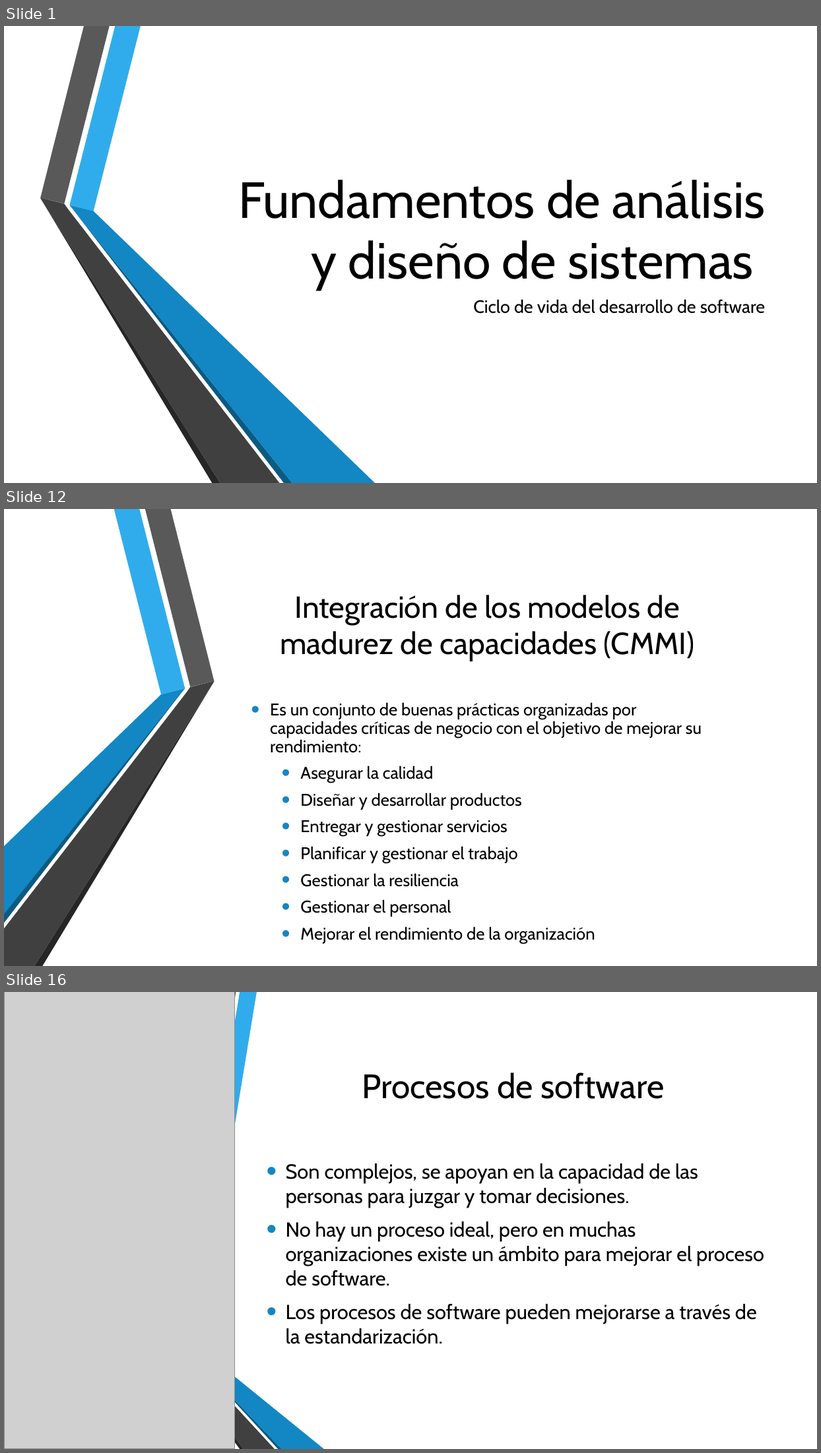
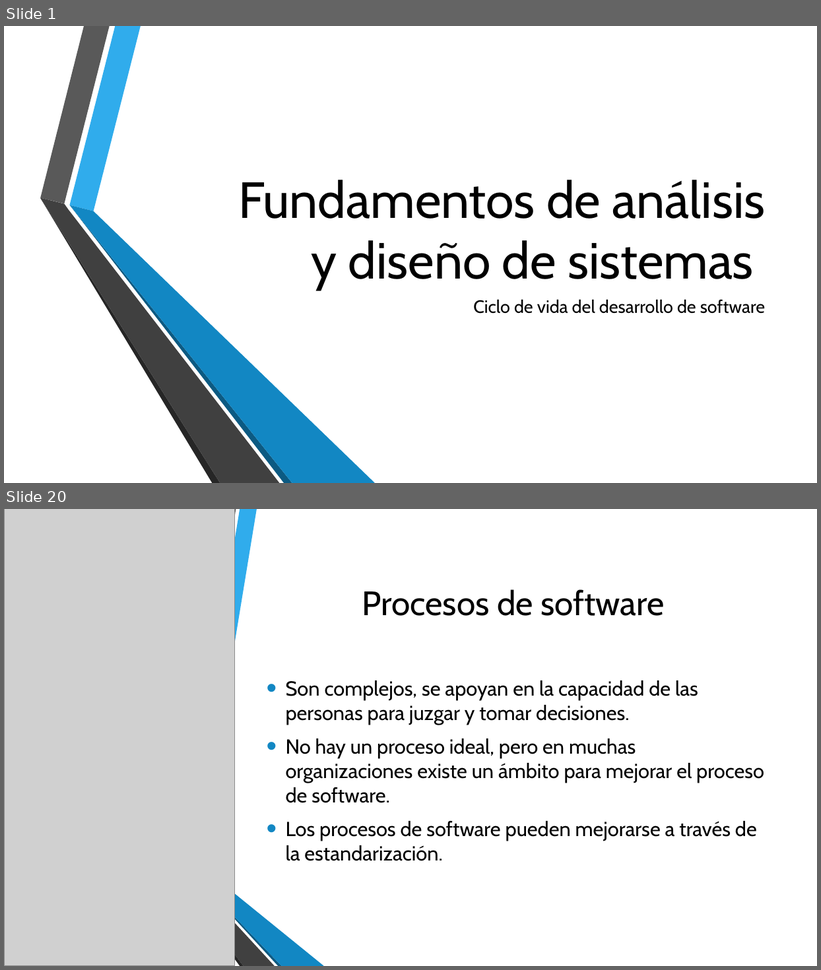
Before and after one commit to AryShared/SystemAnalysis, a slide deck: 1-2 Ciclo de vida del desarrollo de software.pptx. Shown one above the other, each under a label of ours: slides 1, 12 and 16 before the commit, slides 1 and 20 after it; the slides between them are not shown. The pictures are 821x1453 and 821x970 pixels, drawn with LibreOffice and Linux fonts; fonts in the diff are those of the drawing; grey boxes stand for pictures; background and template pictures are left out. Boxes give left, top, right and bottom in pixels: in the first picture for what was removed or moved away, otherwise in the second. Text is boxed around its words. In the diff, an @@ line names an element or a change of style, - is before the commit and + after.

```diff
--- a/1-2 Ciclo de vida del desarrollo de software.pptx
+++ b/1-2 Ciclo de vida del desarrollo de software.pptx
@@ slide 12 removed at [4, 509, 817, 966], background picture (left out); not listed: 6 template elements that a slide beside it also shows @@
@@ rectangle removed at [4, 509, 817, 966] @@
@@ freeform shape removed at [114, 509, 185, 694] @@
@@ freeform shape removed at [145, 509, 214, 687] @@
@@ title removed at [280, 595, 694, 661] @@
-Integración de los modelos de madurez de capacidades (CMMI)
@@ freeform shape removed at [4, 681, 215, 966] @@
@@ freeform shape removed at [34, 682, 215, 966] @@
@@ freeform shape removed at [4, 689, 185, 915] @@
@@ freeform shape removed at [4, 689, 185, 923] @@
@@ text removed at [270, 702, 702, 943] @@
-• Es un conjunto de buenas prácticas organizadas por capacidades críticas de negocio con el objetivo de mejorar su rendimiento:
-  • Asegurar la calidad
-  • Diseñar y desarrollar productos
-  • Entregar y gestionar servicios
-  • Planificar y gestionar el trabajo
-  • Gestionar la resiliencia
-  • Gestionar el personal
-  • Mejorar el rendimiento de la organización
@@ what was slide 16 is now slide 20 @@
```
Also in this commit, not shown: 7 slides changed, 3 slides added, 8 other slides removed, 1 other file.
